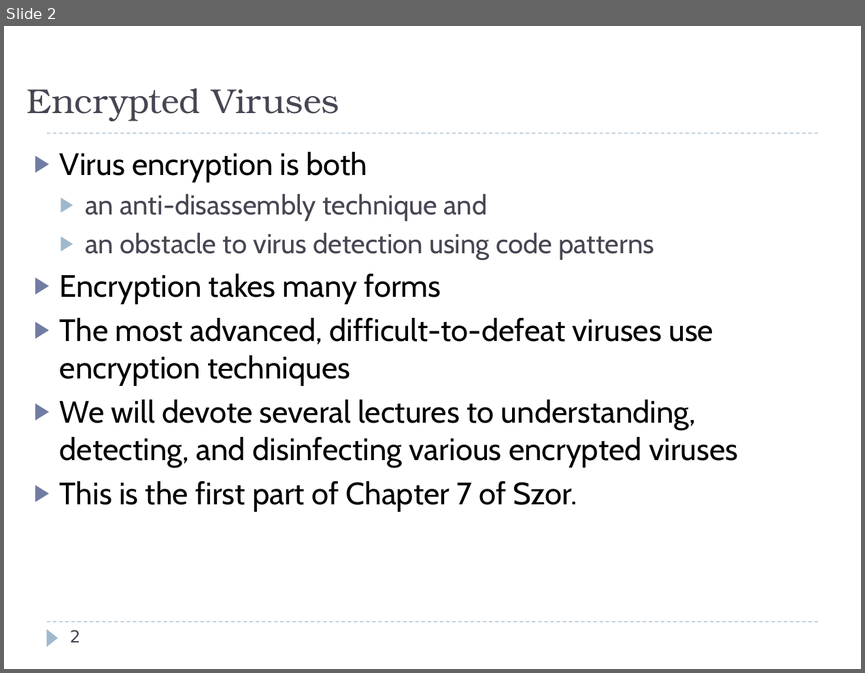
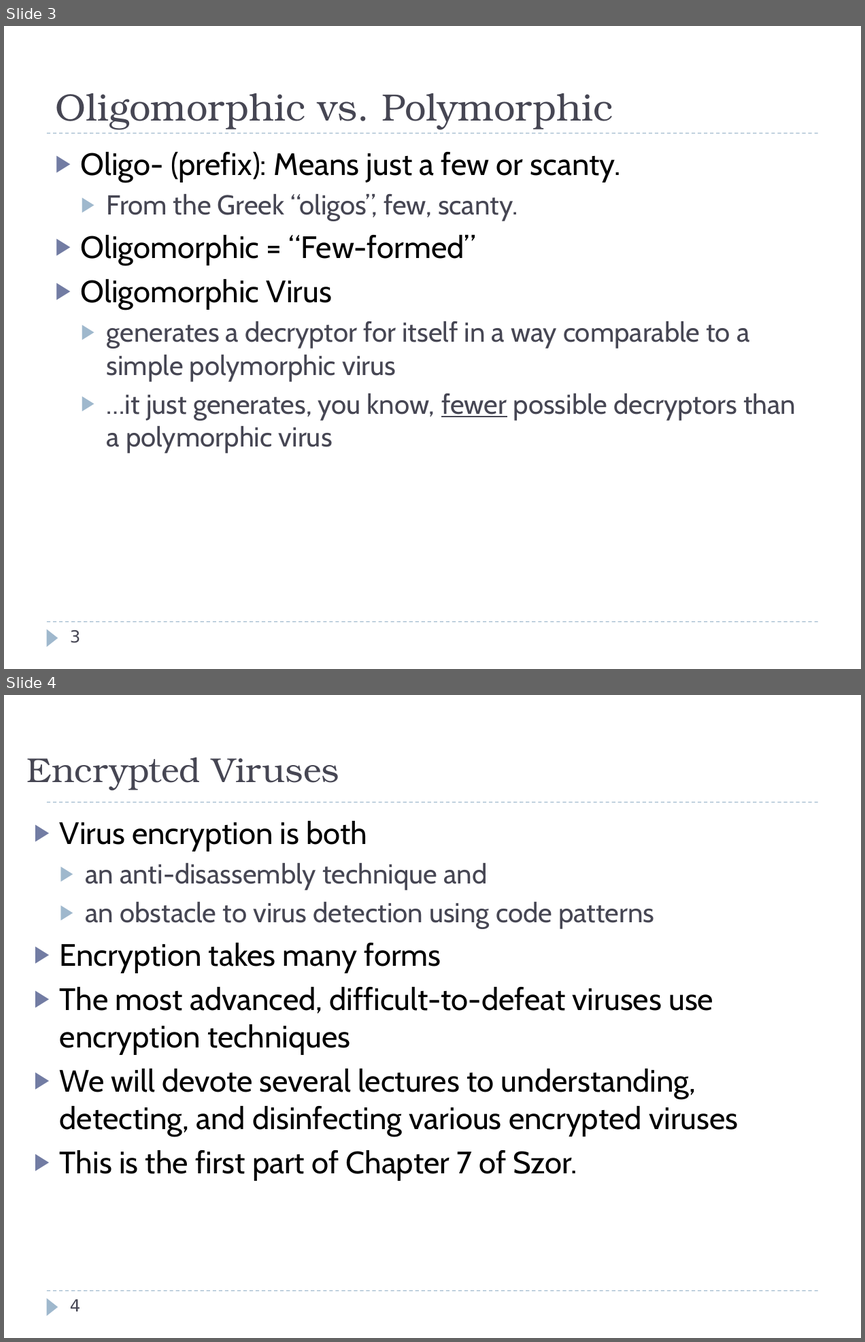
Before and after one commit to harrisonwl/harrisonwl.github.io, a slide deck: assets/courses/malware/spring2017/slides/FinalWeeks/EncryptedOligomorphic.ppt. Shown one above the other, each under a label of ours: slide 2 before the commit, slides 3 and 4 after it. The pictures are 865x673 and 865x1342 pixels, drawn with LibreOffice and Linux fonts; fonts in the diff are those of the drawing. Boxes give left, top, right and bottom in pixels: in the first picture for what was removed or moved away, otherwise in the second. Text is boxed around its words. In the diff, an @@ line names an element or a change of style, - is before the commit and + after.

```diff
--- a/assets/courses/malware/spring2017/slides/FinalWeeks/EncryptedOligomorphic.ppt
+++ b/assets/courses/malware/spring2017/slides/FinalWeeks/EncryptedOligomorphic.ppt
@@ slide 3 added at (4,26,861,669), background #FFFFFF; not listed: 3 template elements that a slide beside it also shows @@
@@ title added at (56,93,613,130), 32 pt, text #464653 @@
+Oligomorphic vs. Polymorphic
@@ text added at (81,152,796,453), 23 pt, text #464653 @@
+▶ Oligo- (prefix): Means just a few or scanty.
+  ▶ From the Greek “oligos”, few, scanty.
+▶ Oligomorphic = “Few-formed”
+▶ Oligomorphic Virus
+  ▶ generates a decryptor for itself in a way comparable to a simple polymorphic virus
+  ▶ …it just generates, you know, fewer possible decryptors than a polymorphic virus
@@ page number added at (70,630,81,643), 14 pt, text #464653 @@
+3
@@ what was slide 2 is now slide 4 @@
@@ page number at (70,1299,81,1311): text changed @@
-2
+4
```
Also in this commit, not shown: 5 slides changed, 1 other slide added.
